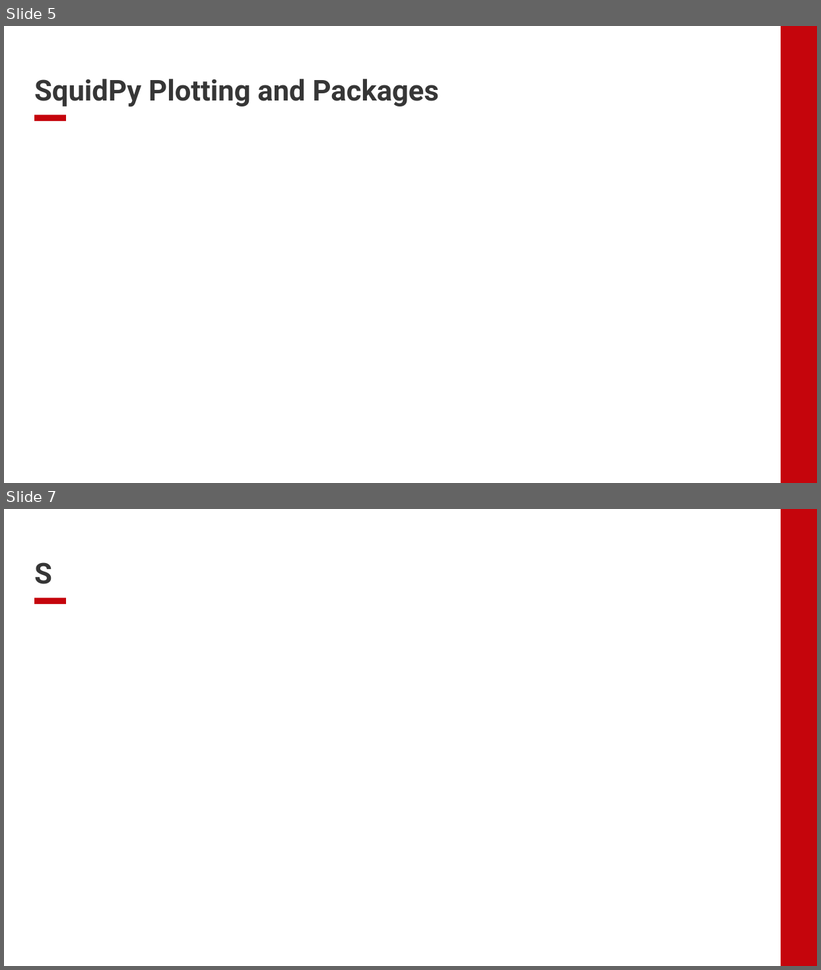
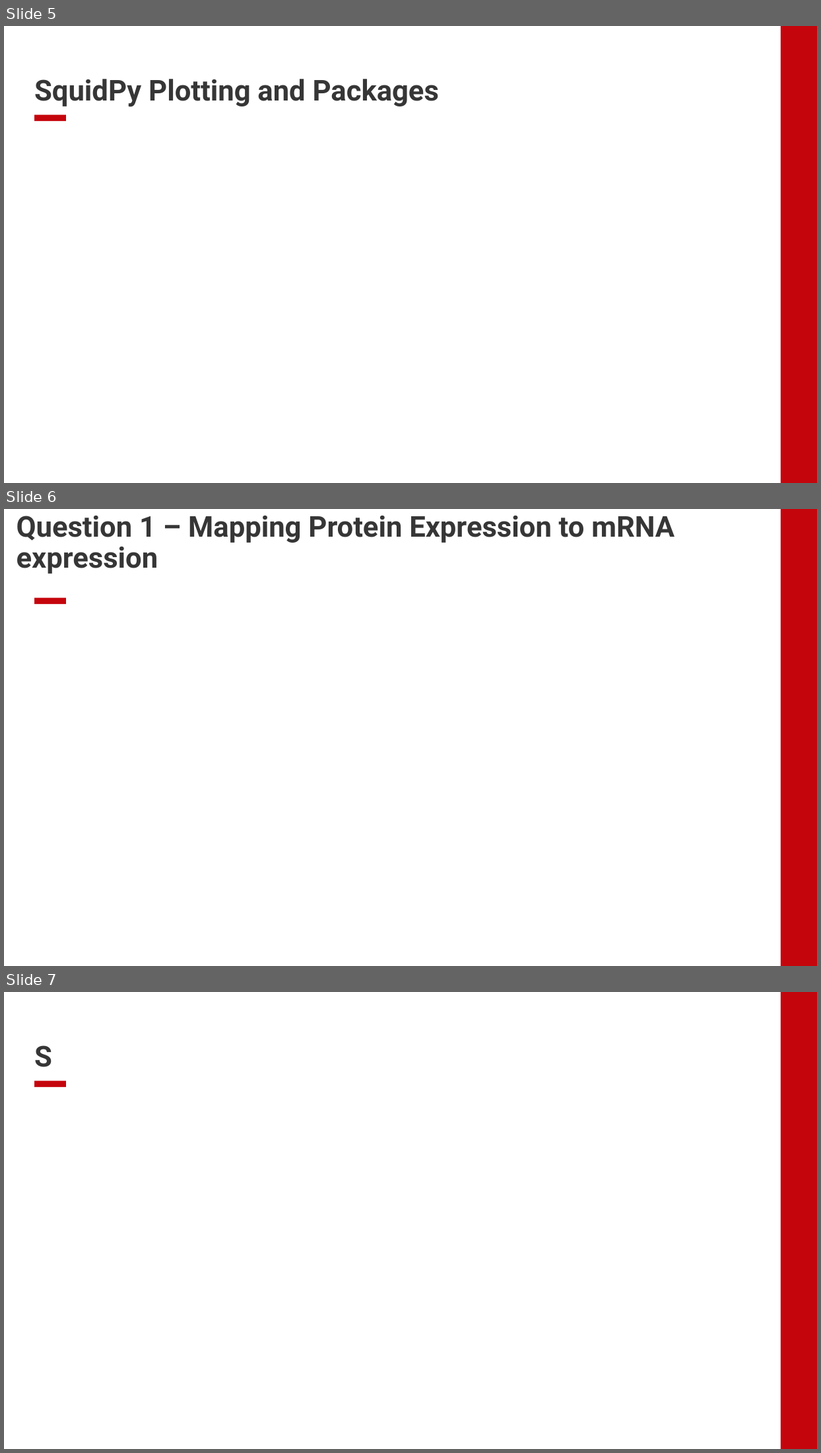
Before and after one commit to EDJohns/2025-Dinh-Lab-Research-Project, a slide deck: Shapiro 2025 Project/Weekly Updates/Week 1 Update.pptx. Shown one above the other, each under a label of ours: slides 5 and 7 before the commit, slides 5, 6 and 7 after it; the slides between them are not shown. The pictures are 821x970 and 821x1453 pixels, drawn with LibreOffice and Linux fonts; fonts in the diff are those of the drawing; background and template pictures are left out. Boxes give left, top, right and bottom in pixels: in the first picture for what was removed or moved away, otherwise in the second. Text is boxed around its words. In the diff, an @@ line names an element or a change of style, - is before the commit and + after.

Commit message:
minor changes

```diff
--- a/Shapiro 2025 Project/Weekly Updates/Week 1 Update.pptx
+++ b/Shapiro 2025 Project/Weekly Updates/Week 1 Update.pptx
@@ slide 6 added at bbox=[4, 509, 817, 966], background #FFFFFF; not listed: 2 template elements that a slide beside it also shows @@
@@ title added at bbox=[17, 516, 675, 574], 34 pt, text #363636, bold @@
+Question 1 – Mapping Protein Expression to mRNA expression
```
Also in this commit, not shown: 1 slide removed.
